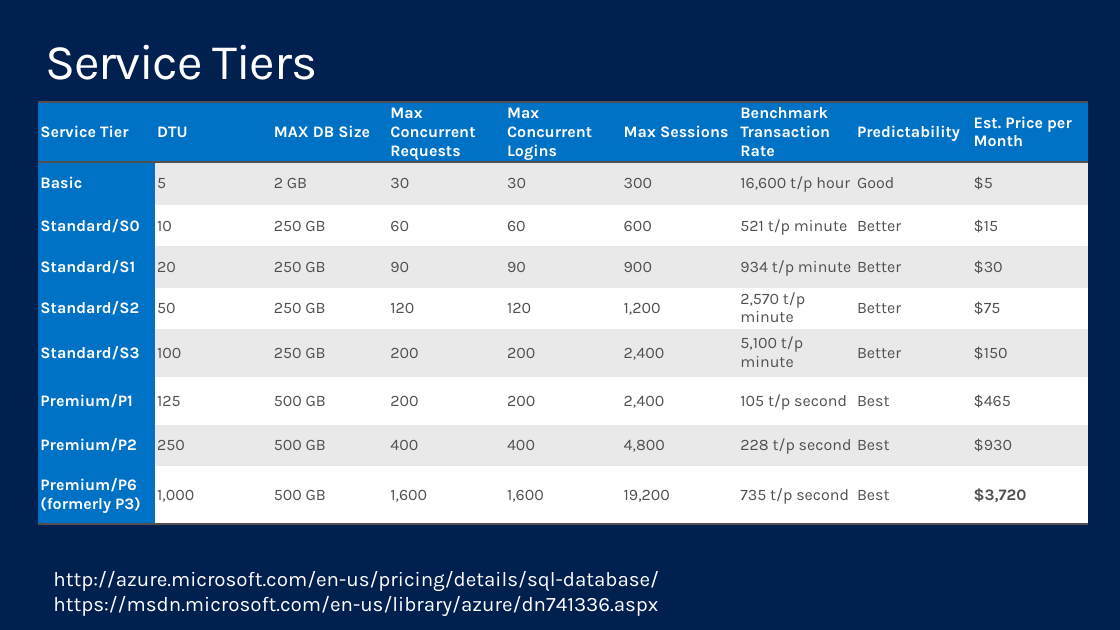
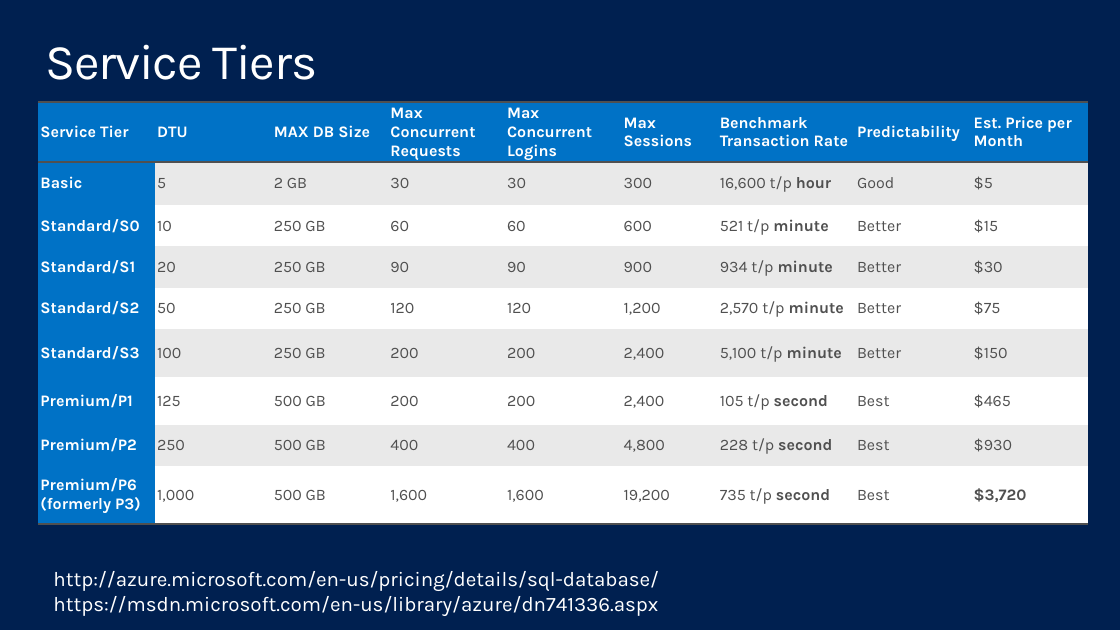
Before and after one commit to shawnweisfeld/20150807_SQLElasticScale, a slide deck: slide 7 of SQLElasticScale.pptx. Drawn at 1120x630 pixels with LibreOffice and Linux fonts; fonts in the diff are those of the drawing; background and template pictures are left out. Boxes give left, top, right and bottom in pixels: in the first picture for what was removed or moved away, otherwise in the second. Text is boxed around its words. In the diff, an @@ line names an element or a change of style, - is before the commit and + after.

```diff
--- a/SQLElasticScale.pptx
+++ b/SQLElasticScale.pptx
@@ table at [39, 102, 1091, 524] @@
@@ bold on in "hour", "minute", "minute", "minute" and 4 more places @@
```
Also in this commit, not shown: 2 other slides changed, 3 slides added, 1 slide removed.
